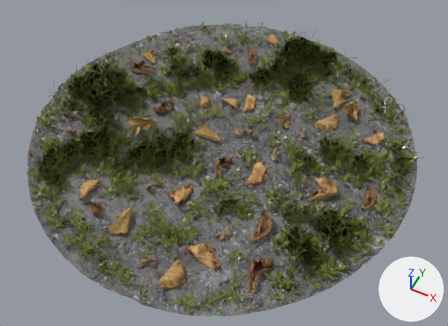
The glTF model public/models/floor_leaves.glb: old version first, new version second.
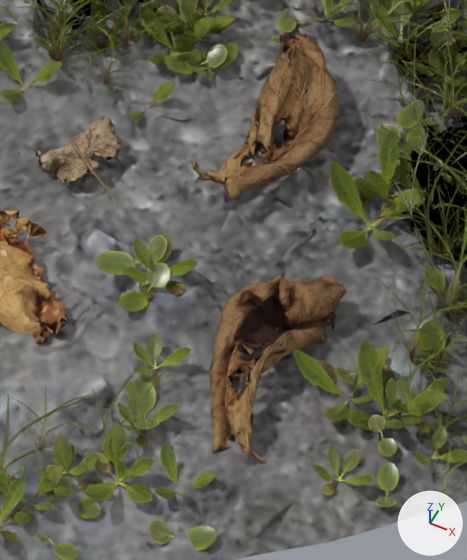
The first picture shows the older version from a 50 mm lens placed at (0.932, -1.837, 2.115), pointed at (0.057, -0.087, -0.073). The close-ups show the older and then the newer version on the part from 46% to 66% of the width and 63% to 96% of the height of that picture. Only the edits that show in the close-ups are written down. Every picture has the same lights, and +X, +Y and +Z are marked at lower right. Where no turn or scale is listed for an object, it has been applied to the vertices. Vertices at exactly the same position are counted once.

In view in the first close-up: 'Forest001_s_list_02_10kuw_0', 'Forest001_s_list_03_10kuw_0', 'Forest002_micro_plants_0', 'Forest002_micro_plants_0.001', 'ground_close_08_ground_close_08_0', 's_list_01_10kuwa_default_0', 's_list_01_10kuwb_default_0'.
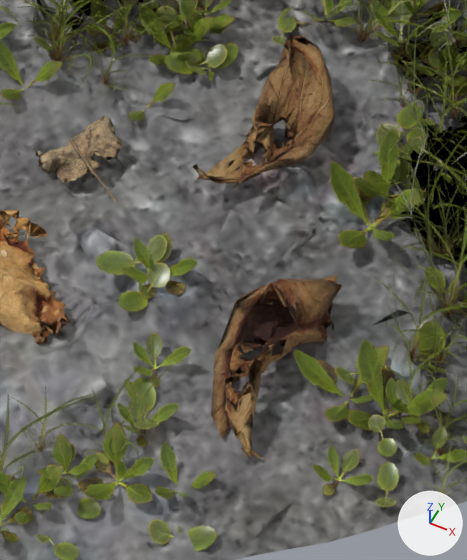
Pixel boxes (x1, y1, x2, y2) of what changed, in the close-ups (467 x 560 px):
's_list_01_10kuwb_default_0', reshaped: before (209, 271, 346, 463); after (211, 275, 343, 460)
's_list_01_10kuwa_default_0', reshaped (7% shorter): before (191, 33, 340, 199); after (193, 34, 335, 188)
part 1 of me_s_list_01_10kuwb_default_0, deleted (brown): before (209, 271, 346, 463)
part 2 of me_s_list_01_10kuwa_default_0, deleted (brown): before (191, 33, 340, 199)

The change in detail:
me_s_list_01_10kuwb_default_0 is used by ob_s_list_01_10kuwb_default_0; location (0.4593, -0.5921, -0.0177).
me_s_list_01_10kuwb_default_0 had 719 vertices, 1499 faces and spanned x -0.042..0.042, y -0.084..0.084, z -0.031..0.031.
me_s_list_01_10kuwb_default_0 now has 244 vertices, 552 faces and spans x -0.035..0.038, y -0.083..0.083, z -0.03..0.028.
me_s_list_01_10kuwb_default_0 part 1: 475 vertices removed from x -0.042..0.042, y -0.084..0.084, z -0.031..0.031.
me_s_list_01_10kuwa_default_0 is used by ob_s_list_01_10kuwa_default_0; location (0.3837, -0.3938, -0.01).
me_s_list_01_10kuwa_default_0 had 703 vertices, 1467 faces and spanned x -0.043..0.043, y -0.086..0.086, z -0.038..0.038.
me_s_list_01_10kuwa_default_0 now has 242 vertices, 548 faces and spans x -0.041..0.039, y -0.08..0.086, z -0.037..0.038.
me_s_list_01_10kuwa_default_0 part 2: 461 vertices removed from x -0.043..0.043, y -0.086..0.086, z -0.038..0.034.
